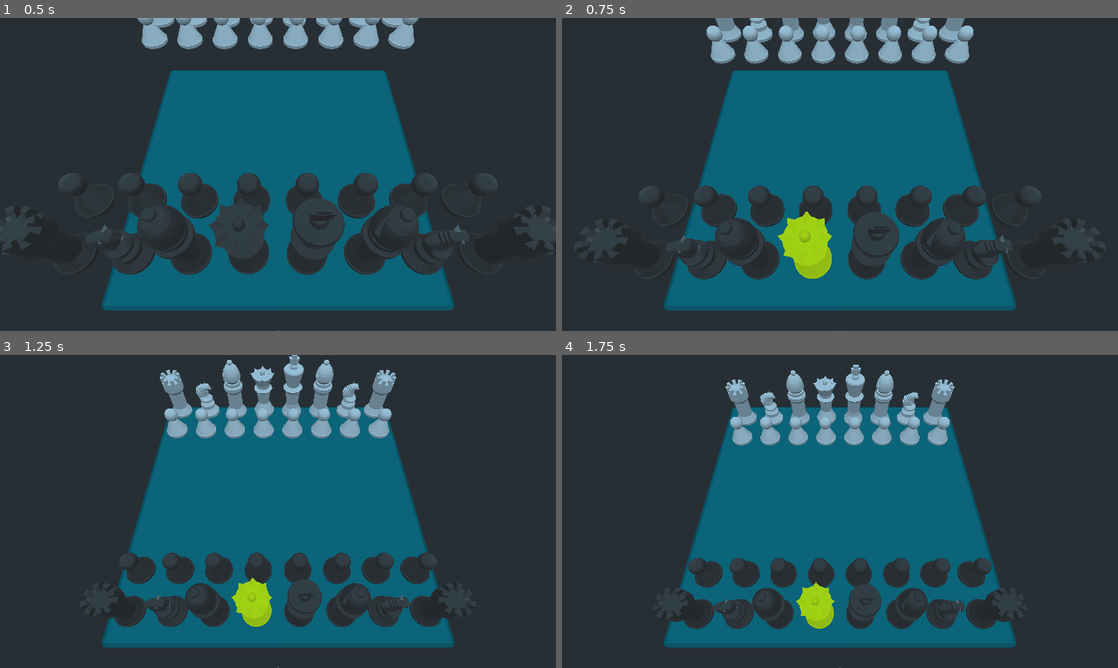
Above: before the commit, frames 1-4 (two rows, left to right).
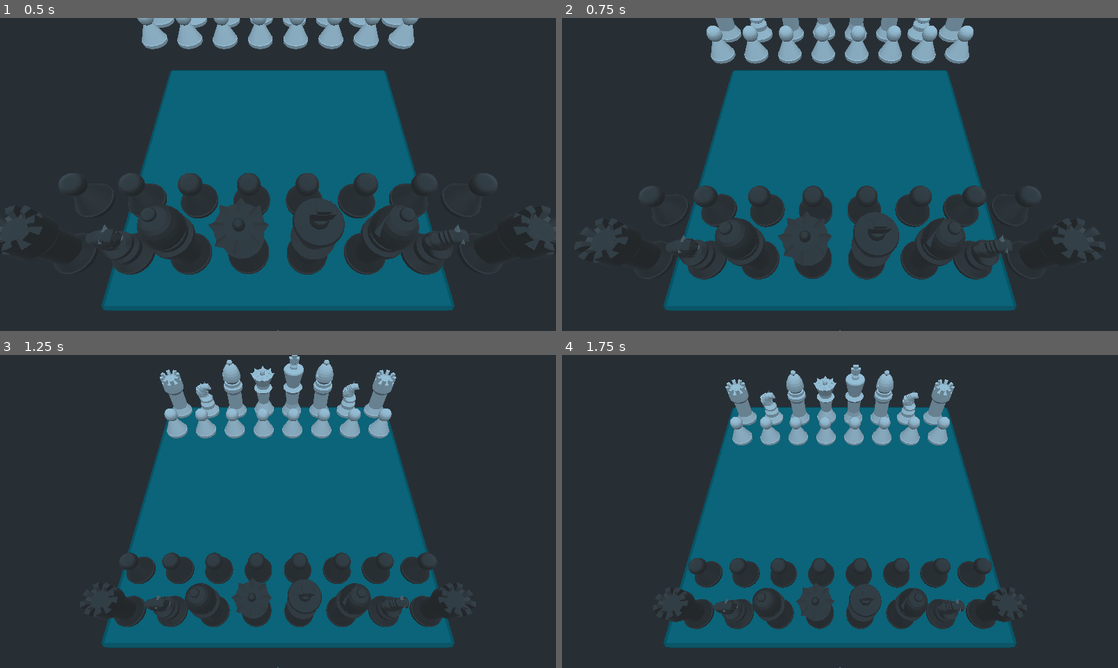
Above: after the commit, the same moments.

Repository: Majsek/Chess
Game: Godot game, scene res://Scenes/Main.tscn
The game is run twice, just before and just after one commit, with the same random seed, the same clock (stepped at 60 frames per second) and the same inputs.
Inputs (mouse positions are in pixels of both pictures, inside the frame that each line leads up to):
- Up to frame 1 (0.5 s): no input
- Up to frame 2 (0.75 s): move the mouse to (812, 237) at 0.52 s; click (812, 237) at 0.67 s
- Up to frame 3 (1.25 s): no input
- Up to frame 4 (1.75 s): move the mouse to (1006, 558) at 1.27 s; click (1006, 558) at 1.42 s

Frame 1 is identical in both runs. In frame 2, 1.4% of the frame differs, in the area x 38-49%, y 61-84%; in frame 3, 0.8%; in frame 4, 0.7%.

Commit message:
opravení selectu při střídání strany

Diff:
--- a/Scripts/Figure.gd
+++ b/Scripts/Figure.gd
@@ -35,4 +35,3 @@
 func _on_RigidBody_input_event(camera: Node, event: InputEvent, click_position: Vector3, click_normal: Vector3, shape_idx: int) -> void:
 	if event.is_pressed():
 		get_parent().select(self,getColor())
-		getMesh().set_surface_material(0, preload("res://Materials/selected_material.tres"))
--- a/Scripts/Main.gd
+++ b/Scripts/Main.gd
@@ -142,6 +142,7 @@
 		var dont8 = false
 		var move_position_y
 		var move_position_x
+		select_.getMesh().set_surface_material(0, preload("res://Materials/selected_material.tres"))
 		if name_ == "pawn":
 			if color == "white":
 				move_side = +1
